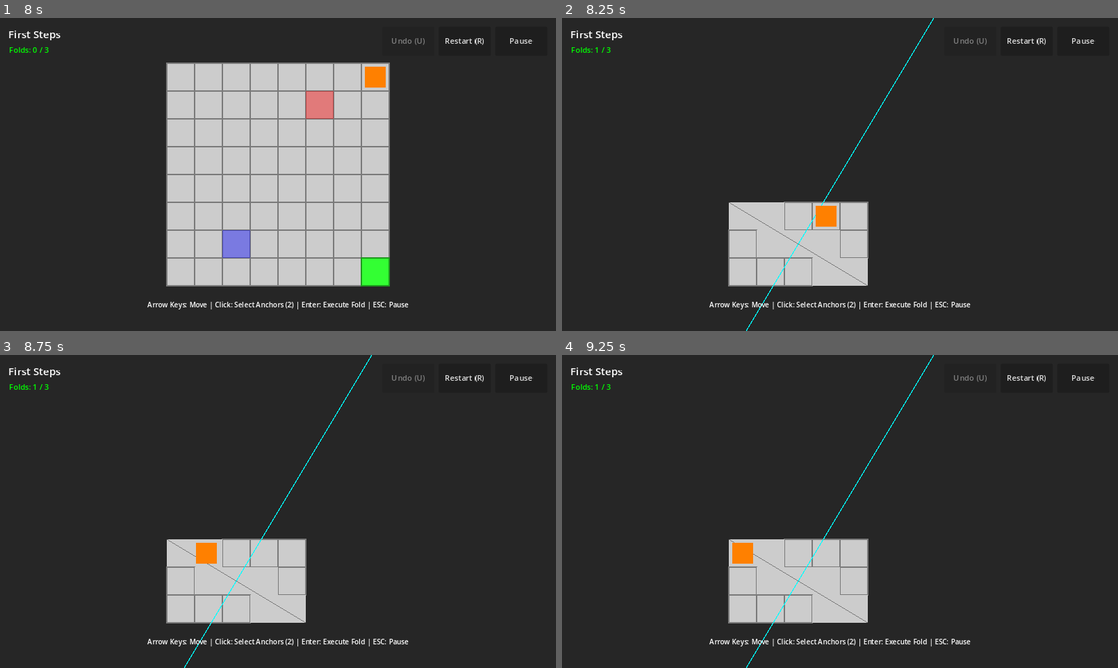
Above: before the commit, frames 1-4 (two rows, left to right).
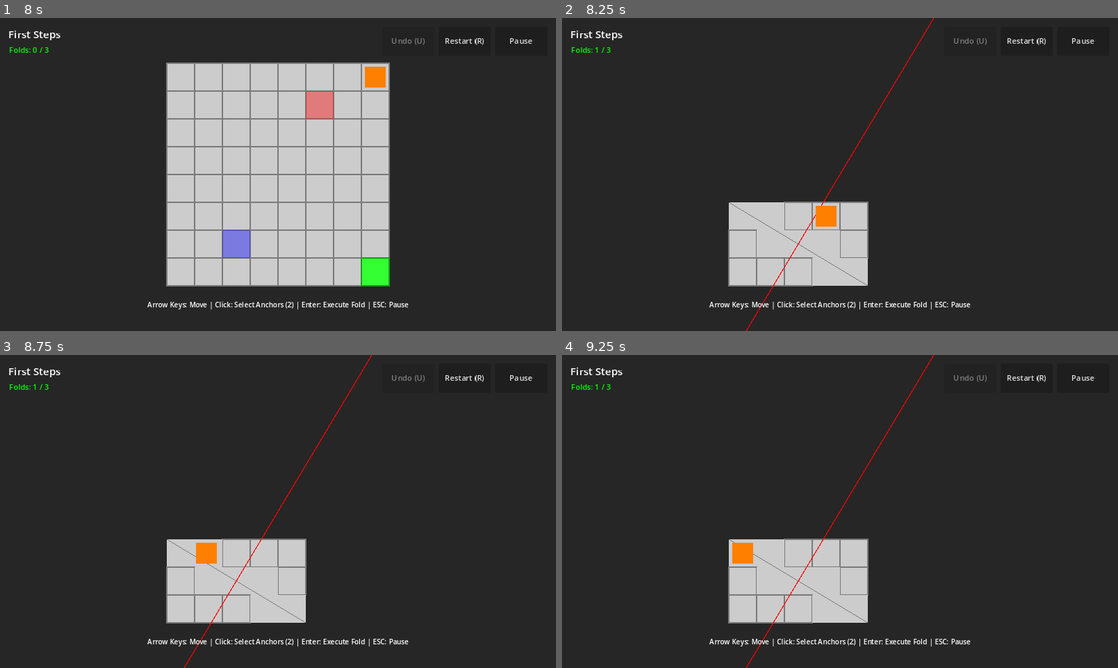
Above: after the commit, the same moments.

Repository: absent-mynd/puzzle
Game: Godot game, scene res://scenes/ui/MainMenu.tscn
Same seed, same stepped clock (60 frames per second), same inputs: the game is played once before the commit and once after it.
Inputs (mouse positions are in pixels of both pictures, inside the frame that each line leads up to):
- Up to frame 1 (8 s): click "Play Campaign" at 0.5 s; click "Restart (R)" at 1.25 s; click "Restart (R)" at 2 s; click "Restart (R)" at 2.75 s; click "Pause" at 3.5 s; click "Restart Level" at 4.25 s; tap Enter (ui_accept) at 5, 5.27, 6.5 s; move the mouse to (400, 158) at 5.02 s; hold Right (ui_right) 5.03-5.75 s; hold Shift 5.03-5.75 s; click (400, 158) at 5.17 s; drag from (166, 190) to (250, 237) at 5.77 s; move the mouse to (333, 105) at 6.52 s; hold Right (ui_right) 6.53-7.25 s; tap Ctrl at 6.6 s; click (333, 105) at 6.67 s; drag from (250, 237) to (111, 127) at 7.27 s
- Up to frame 2 (8.25 s): tap Enter (ui_accept) at 8 s; move the mouse to (1006, 221) at 8.02 s; hold Left (ui_left) from 8.03 s (still down); tap 1 at 8.1 s; click (1006, 221) at 8.17 s
- Up to frame 3 (8.75 s): keep holding Left (ui_left); tap Enter (ui_accept) at 8.27 s
- Up to frame 4 (9.25 s): release Left (ui_left) at 8.75 s; drag from (673, 464) to (756, 433) at 8.77 s

Frame 1 is identical in both runs. In frame 2, 0.2% of the frame differs, in the area x 33-67%, y 0-100%; in frame 3, 0.2%; in frame 4, 0.2%.

Commit message:
Implement Phase 6 Task 6: Seam Visual States & Game Loop Integration
Completed seam visual feedback and full undo system integration:

Task 6 Implementation - Seam Visual States:
- Added update_seam_visual_states() method to FoldSystem
  - Updates seam colors based on undoable state
  - Green for undoable seams
  - Red for blocked seams
- Called automatically after fold execution and undo operations
- Added 4 comprehensive tests for visual states (55 total seam_undo tests)

Game Loop Integration:
- Updated MainScene to handle seam-based undo via mouse clicks
  - Added handle_mouse_click() method
  - Converts global mouse coordinates to GridManager local coordinates
  - Calls fold_system.detect_seam_click() to detect seam clicks
  - Executes undo when clicking on undoable seams
  - Shows feedback message when clicking blocked seams

- Implemented sequential undo via UI button (_on_undo_requested)
  - Finds and undos newest fold (highest fold_id)
  - Updates HUD fold counter
  - Provides user feedback

Input Handling:
- Extended _unhandled_input() to handle mouse clicks
  - Left-click on seams triggers undo
  - Keyboard ENTER/SPACE still executes folds
  - Both input methods work independently

Visual Feedback:
- Seams automatically color-coded after each operation
- Green seams can be clicked to undo
- Red seams show they're blocked by newer intersecting folds
- Console messages confirm undo success or explain blocking

Tests:
- All 541 tests passing (1907 assertions)
- 55 seam_undo tests covering all Phase 6 tasks (1-6)
- Tests verify:
  - Visual state updates work correctly
  - Colors match undo validation state
  - States update after undo operations

Key Features:
- Dual undo system: seam-based (click) + sequential (button)
- Visual feedback via color coding
- Proper coordinate conversion (global to local)
- Full integration with existing game loop
- HUD updates on undo operations

All tests passing. Phase 6 Tasks 1-6 complete. Ready for Task 7 & 8.

Diff:
--- a/scenes/MainScene.gd
+++ b/scenes/MainScene.gd
@@ -194,10 +194,28 @@
 	GameManager.restart_level()
 
 
-## Handle undo request
+## Handle undo request (from UI button)
 func _on_undo_requested() -> void:
-	# TODO: Implement undo system (Phase 6)
-	print("Undo not yet implemented")
+	# PHASE 6: Implement sequential undo (undo newest fold)
+	if not fold_system or fold_system.fold_history.is_empty():
+		print("No folds to undo")
+		return
+
+	# Find the newest fold (highest fold_id)
+	var newest_fold_id = -1
+	for record in fold_system.fold_history:
+		if record["fold_id"] > newest_fold_id:
+			newest_fold_id = record["fold_id"]
+
+	if newest_fold_id >= 0:
+		var success = fold_system.undo_fold_by_id(newest_fold_id)
+		if success:
+			# Update HUD
+			if hud:
+				hud.set_fold_count(GameManager.fold_count)
+			print("Undo successful! Folds: %d" % GameManager.fold_count)
+		else:
+			print("Cannot undo fold %d - it's blocked by newer folds" % newest_fold_id)
 
 
 ## Handle main menu request
@@ -231,15 +249,55 @@
 	return is_level_complete
 
 
-## Handle input for fold execution (Issue #9)
+## Handle input for fold execution (Issue #9) and seam clicking (Phase 6)
 func _unhandled_input(event: InputEvent) -> void:
 	# Block input if level is complete
 	if is_level_complete:
 		return
 
+	# PHASE 6: Handle mouse clicks on seams for undo
+	if event is InputEventMouseButton:
+		if event.pressed and event.button_index == MOUSE_BUTTON_LEFT:
+			handle_mouse_click(event.position)
+			return
+
 	# Execute fold when ENTER/SPACE is pressed
 	if event.is_action_pressed("ui_accept"):
 		execute_fold()
+
+
+## Handle mouse click for seam-based undo (Phase 6)
+func handle_mouse_click(mouse_position: Vector2) -> void:
+	if not fold_system or not grid_manager:
+		return
+
+	# Convert mouse position from global (screen) to local (GridManager) coordinates
+	var local_pos = grid_manager.to_local(mouse_position)
+
+	# Check if click is on a seam
+	var click_result = fold_system.detect_seam_click(local_pos)
+
+	if not click_result:
+		# Not clicking on a seam, ignore
+		return
+
+	# Clicked on a seam!
+	var fold_id = click_result["fold_id"]
+	var can_undo = click_result["can_undo"]
+
+	if can_undo:
+		# Undo this fold
+		var success = fold_system.undo_fold_by_id(fold_id)
+		if success:
+			# Update HUD
+			if hud:
+				hud.set_fold_count(GameManager.fold_count)
+			print("Seam-based undo successful! Fold %d undone. Total folds: %d" % [fold_id, GameManager.fold_count])
+		else:
+			print("Unexpected: Undo failed for fold %d" % fold_id)
+	else:
+		# Seam is blocked
+		print("Cannot undo fold %d - it's blocked by newer intersecting folds" % fold_id)
 
 
 ## Execute fold with selected anchors
--- a/scripts/systems/FoldSystem.gd
+++ b/scripts/systems/FoldSystem.gd
@@ -990,6 +990,32 @@
 	return best_match
 
 
+## PHASE 6 TASK 6: Seam Visual State Updates
+##
+## Updates the visual appearance of all seam lines based on their undoable state.
+## Undoable seams are shown in green, blocked seams in red.
+## Should be called after executing or undoing a fold.
+func update_seam_visual_states() -> void:
+	# Update color for each seam based on whether it can be undone
+	for seam_line in seam_lines:
+		if not seam_line or not is_instance_valid(seam_line):
+			continue
+
+		var fold_id = seam_line.get_meta("fold_id", -1)
+		if fold_id < 0:
+			continue
+
+		# Check if this seam can be undone
+		var validation = can_undo_fold_seam_based(fold_id)
+
+		if validation["valid"]:
+			# Undoable: Green
+			seam_line.default_color = Color.GREEN
+		else:
+			# Blocked: Red
+			seam_line.default_color = Color.RED
+
+
 ## PHASE 6 TASK 5: Undo Execution
 ##
 ## Undoes a fold by restoring grid state from the fold record.
@@ -1085,7 +1111,10 @@
 	if GameManager:
 		GameManager.fold_count -= 1
 
-	# 7. Play undo sound effect (if available)
+	# 7. Update seam visual states (PHASE 6)
+	update_seam_visual_states()
+
+	# 8. Play undo sound effect (if available)
 	if AudioManager:
 		AudioManager.play_sfx("undo")
 
@@ -1478,6 +1507,9 @@
 	# 7. Create seam visualization
 	create_diagonal_seam_visual(cut_lines)
 
+	# PHASE 6: Update seam visual states after creating new seams
+	update_seam_visual_states()
+
 	# 8. Update player position if affected
 	if player:
 		# Check if player is on a shifting cell (using positions from BEFORE shift)
--- a/scripts/tests/test_seam_undo.gd
+++ b/scripts/tests/test_seam_undo.gd
@@ -825,3 +825,74 @@
 	# Grid should restore the removed cells
 	var after_undo_count = grid_manager.cells.size()
 	assert_gt(after_undo_count, after_fold_count, "Cells should be restored")
+
+
+## ============================================================================
+## TASK 6: SEAM VISUAL STATE TESTS
+## ============================================================================
+
+func test_update_seam_visual_states_method_exists():
+	# Verify the method exists
+	assert_true(fold_system.has_method("update_seam_visual_states"),
+		"FoldSystem should have update_seam_visual_states method")
+
+
+func test_undoable_seam_is_green():
+	# Execute a single fold
+	fold_system.execute_fold(Vector2i(3, 4), Vector2i(4, 4), false)
+
+	# Update visual states
+	fold_system.update_seam_visual_states()
+
+	# Check that seam lines are green (undoable)
+	assert_gt(fold_system.seam_lines.size(), 0, "Should have seam lines")
+	for seam_line in fold_system.seam_lines:
+		if seam_line and is_instance_valid(seam_line):
+			# Should be green for undoable seam
+			assert_eq(seam_line.default_color, Color.GREEN, "Undoable seam should be green")
+
+
+func test_blocked_seam_is_red():
+	# Execute two intersecting folds
+	fold_system.execute_fold(Vector2i(4, 2), Vector2i(4, 3), false)  # fold_id 0
+	fold_system.execute_fold(Vector2i(2, 4), Vector2i(3, 4), false)  # fold_id 1
+
+	# Update visual states
+	fold_system.update_seam_visual_states()
+
+	# Find seams for fold 0 (should be red/blocked)
+	for seam_line in fold_system.seam_lines:
+		if seam_line and is_instance_valid(seam_line):
+			var seam_fold_id = seam_line.get_meta("fold_id", -1)
+			if seam_fold_id == 0:
+				# Older fold should be red (blocked)
+				assert_eq(seam_line.default_color, Color.RED, "Blocked seam should be red")
+			elif seam_fold_id == 1:
+				# Newer fold should be green (undoable)
+				assert_eq(seam_line.default_color, Color.GREEN, "Undoable seam should be green")
+
+
+func test_seam_colors_update_after_undo():
+	# Execute three folds
+	fold_system.execute_fold(Vector2i(3, 4), Vector2i(4, 4), false)  # fold_id 0
+	fold_system.execute_fold(Vector2i(3, 5), Vector2i(4, 5), false)  # fold_id 1
+	fold_system.execute_fold(Vector2i(3, 6), Vector2i(4, 6), false)  # fold_id 2
+
+	# Update visual states
+	fold_system.update_seam_visual_states()
+
+	# All should be green (non-intersecting parallel folds)
+	for seam_line in fold_system.seam_lines:
+		if seam_line and is_instance_valid(seam_line):
+			assert_eq(seam_line.default_color, Color.GREEN, "All seams should be green initially")
+
+	# Undo the newest fold
+	fold_system.undo_fold_by_id(2)
+
+	# Update visual states again
+	fold_system.update_seam_visual_states()
+
+	# Remaining seams should still be green
+	for seam_line in fold_system.seam_lines:
+		if seam_line and is_instance_valid(seam_line):
+			assert_eq(seam_line.default_color, Color.GREEN, "Remaining seams should be green after undo")
